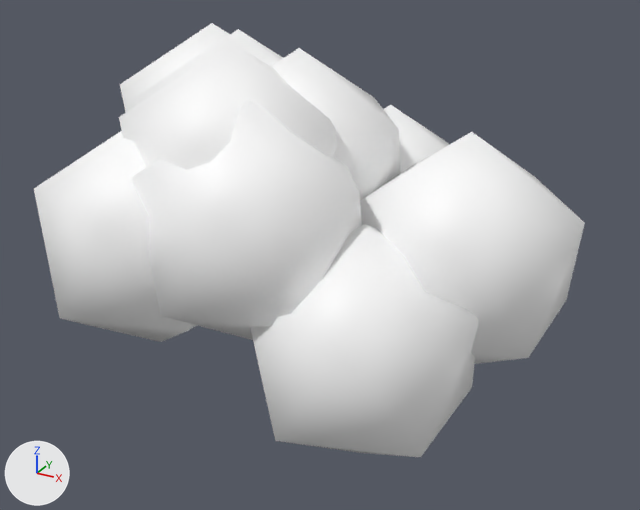
The glTF model assets/models/part_hair_curls.glb, before and after one commit.
The view is the same before and after, from a camera (50 mm lens) standing at (0.305, -0.426, 1.852) and looking at (0.033, 0.069, 1.605). The lights are fixed; the arrows at lower left show +X, +Y and +Z. The older version comes first. Vertices at exactly the same position are counted once.

In view in the first picture: 'hair'.
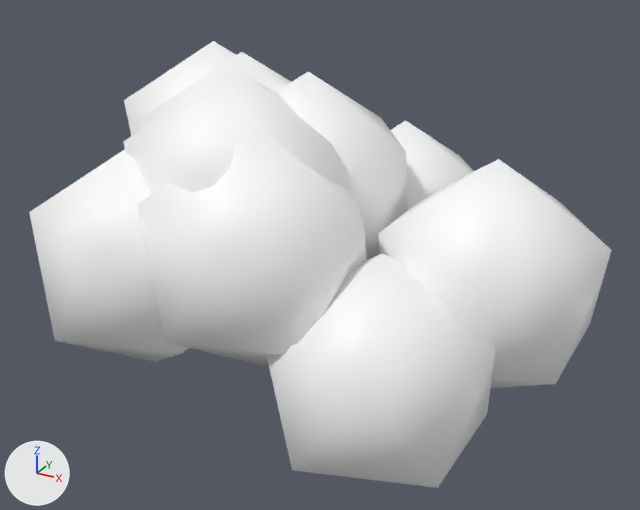
Where the change shows, as pixel boxes [x1, y1, x2, y2] in the pictures (640 x 510 px; the box of a moved part takes in the faces that stretch with it):
```json
{"object": "hair", "change": "reshaped, moved", "before": [34, 23, 585, 457], "after": [29, 41, 612, 488]}
{"part": 1, "of": "me_hair", "change": "moved or reshaped", "before": [120, 23, 230, 112], "after": [124, 41, 236, 136]}
{"part": 2, "of": "me_hair", "change": "moved or reshaped", "before": [119, 43, 337, 170], "after": [123, 68, 339, 195]}
{"part": 3, "of": "me_hair", "change": "moved or reshaped", "before": [250, 224, 478, 457], "after": [266, 254, 495, 488]}
{"part": 4, "of": "me_hair", "change": "moved or reshaped", "before": [34, 131, 196, 342], "after": [29, 149, 188, 362]}
{"part": 5, "of": "me_hair", "change": "moved or reshaped", "before": [271, 48, 400, 201], "after": [276, 71, 408, 260]}
{"part": 6, "of": "me_hair", "change": "moved or reshaped", "before": [134, 29, 283, 106], "after": [139, 52, 291, 129]}
{"part": 7, "of": "me_hair", "change": "moved or reshaped", "before": [132, 100, 362, 340], "after": [137, 128, 367, 365]}
{"part": 8, "of": "me_hair", "change": "moved or reshaped", "before": [383, 105, 449, 174], "after": [379, 120, 474, 255]}
```

Edits to the scene script, one JSON object a line:
```json
{"block": "me_hair", "where": "# used by ob_hair; location = (0.143, 0.0488, 1.6355)"}
{"op": "remove", "block": "me_hair", "code": "me_hair.from_pydata(...)  # 144 vertices, 240 faces; spans x -0.292..0.069, y -0.133..0.181, z -0.121..0.121"}
{"op": "add", "block": "me_hair", "code": "me_hair.from_pydata(...)  # 144 vertices, 240 faces; spans x -0.316..0.069, y -0.14..0.195, z -0.121..0.121"}
{"block": "me_hair", "change": "me_hair part 1: the loose piece of 12 vertices spanning x -0.292..-0.153, y -0.004..0.128, z -0.042..0.113 is moved by (-0.024, 0.007, 0.0)"}
{"block": "me_hair", "change": "me_hair part 2: the loose piece of 12 vertices spanning x -0.209..-0.07, y -0.101..0.031, z -0.034..0.121 is moved by (-0.015, -0.004, 0.0)"}
{"block": "me_hair", "change": "me_hair part 3: the loose piece of 12 vertices spanning x -0.108..0.031, y -0.123..0.009, z -0.121..0.034 is moved by (-0.004, -0.007, 0.0)"}
{"block": "me_hair", "change": "me_hair part 4: the loose piece of 12 vertices spanning x -0.254..-0.115, y -0.133..-0.001, z -0.077..0.078 is moved by (-0.02, -0.008, 0.0)"}
{"block": "me_hair", "change": "me_hair part 5: the loose piece of 12 vertices spanning x -0.187..-0.049, y -0.058..0.074, z -0.042..0.113 is moved by (-0.013, 0.001, 0.0)"}
{"block": "me_hair", "change": "me_hair part 6: the loose piece of 12 vertices spanning x -0.232..-0.093, y -0.059..0.073, z -0.034..0.121 is moved by (-0.018, 0.001, 0.0)"}
{"block": "me_hair", "change": "me_hair part 7: the loose piece of 12 vertices spanning x -0.18..-0.041, y -0.127..0.005, z -0.059..0.096 is moved by (-0.012, -0.007, 0.0)"}
{"block": "me_hair", "change": "me_hair part 8: the loose piece of 12 vertices spanning x -0.17..-0.032, y 0.045..0.176, z -0.098..0.057 is moved by (-0.011, 0.013, 0.0)"}
{"block": "me_hair", "change": "other edits to the shape of me_hair do not show in these pictures"}
{"op": "set", "path": "ob_hair.location", "old": "(0.143, 0.0488, 1.6355)", "new": "(0.1584, 0.0544, 1.62)"}
```
